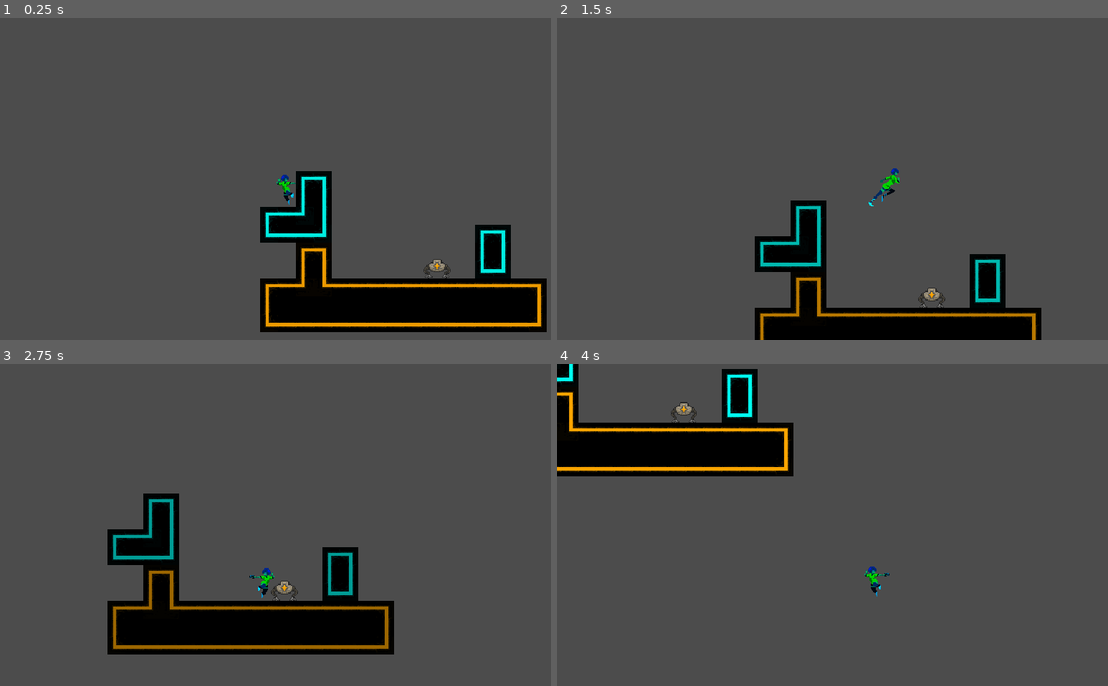
Above: before the commit, frames 1-4 (two rows, left to right).
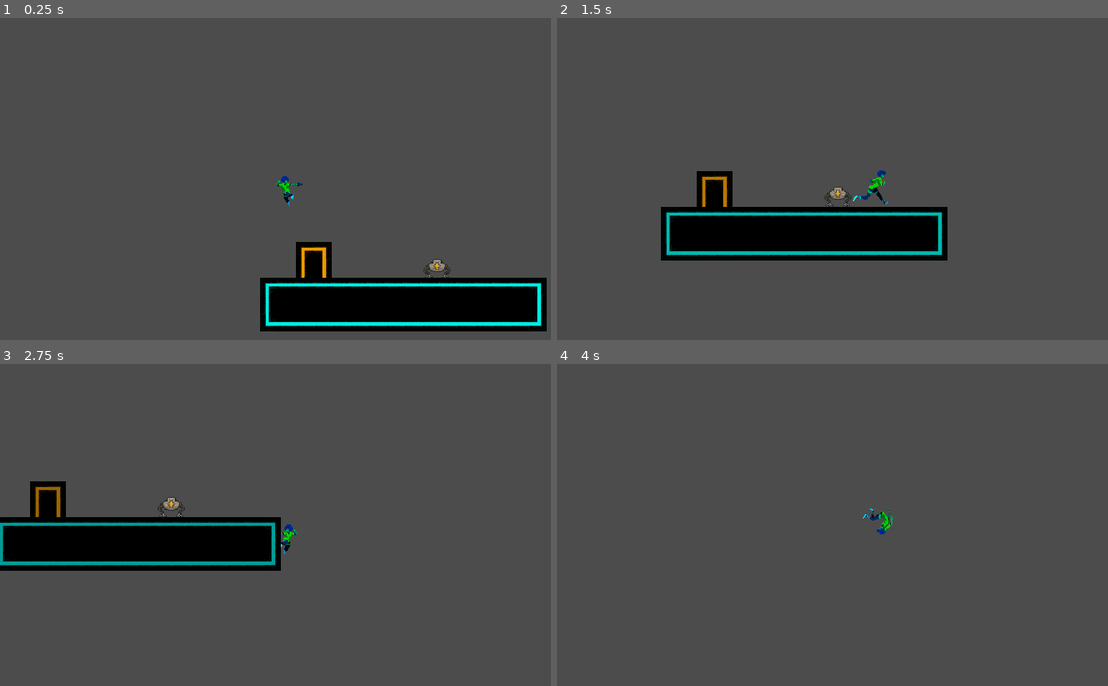
Above: after the commit, the same moments.

Repository: ivancdlarrain/olaGames
Game: Godot game, scene res://scenes/test02.tscn
Two runs of this game, one before a commit and one after it. Both use one fixed random seed, a clock stepped at 60 frames per second and the inputs below. This scene is started directly instead of the project's main scene.
Inputs:
- Up to frame 1 (0.25 s): no input
- Up to frame 2 (1.5 s): hold Space (special) 0.53-1.28 s; hold D (WASD_right) from 0.53 s (still down); tap W (WASD_up) at 0.77 s; tap Space (special) at 1.35 s
- Up to frame 3 (2.75 s): tap W (WASD_up) at 1.52 s; release D (WASD_right) at 2.03 s; hold A (WASD_left) from 2.03 s (still down); hold Space (special) from 2.03 s (still down)
- Up to frame 4 (4 s): release A (WASD_left) at 2.78 s; release Space (special) at 2.78 s; hold D (WASD_right) from 2.78 s (still down); tap Space (special) at 2.85 s; tap W (WASD_up) at 3.02, 3.77 s; hold Space (special) from 3.53 s (still down)

The runs differ from the first frame. In frame 1, 5.8% of the frame differs, in the area x 47-100%, y 47-98%; in frame 2, 17%; in frame 3, 19%, in the area x 0-72%, y 36-91%; in frame 4, 9.4%.
Error before the commit: Invalid call. Nonexistent function 'get_node' in base 'Nil'. (res://scripts/state_machines/SmallOrangeDrone.gd:5)

Commit message:
updated orange drone

Diff:
--- a/assets/Drone.tscn
+++ b/assets/Drone.tscn
@@ -183,5 +183,8 @@
 enabled = true
 collision_mask = 2
 
-[node name="Timer" type="Timer" parent="."]
-[connection signal="timeout" from="Timer" to="DroneState" method="_on_Timer_timeout"]
+[node name="ReadyTimer" type="Timer" parent="."]
+wait_time = 0.5
+[connection signal="body_entered" from="ActivationArea" to="." method="_on_ActivationArea_body_entered"]
+[connection signal="body_exited" from="ActivationArea" to="." method="_on_ActivationArea_body_exited"]
+[connection signal="timeout" from="ReadyTimer" to="." method="_on_ReadyTimer_timeout"]
--- a/scenes/test02.tscn
+++ b/scenes/test02.tscn
@@ -17,7 +17,7 @@
 
 [node name="Blue" parent="Tiles" instance=ExtResource( 2 )]
 modulate = Color( 0, 1, 0.952941, 1 )
-tile_data = PoolIntArray( -65534, 0, 0, -65533, 0, 2, 2, 0, 65536, 3, 0, 65538, 65536, 0, 0, 65537, 0, 1, 65538, 0, 65540, 65539, 0, 65538, 131072, 0, 131072, 131073, 0, 131073, 131074, 0, 131073, 131075, 0, 131074, 131084, 0, 0, 131085, 0, 2, 196620, 0, 65536, 196621, 0, 65538, 262156, 0, 131072, 262157, 0, 131074 )
+tile_data = PoolIntArray( 327680, 0, 0, 327681, 0, 1, 327682, 0, 1, 327683, 0, 1, 327684, 0, 1, 327685, 0, 1, 327686, 0, 1, 327687, 0, 1, 327688, 0, 1, 327689, 0, 1, 327690, 0, 1, 327691, 0, 1, 327692, 0, 1, 327693, 0, 1, 327694, 0, 1, 327695, 0, 2, 393216, 0, 65536, 393217, 0, 65537, 393218, 0, 65537, 393219, 0, 65537, 393220, 0, 65537, 393221, 0, 65537, 393222, 0, 65537, 393223, 0, 65537, 393224, 0, 65537, 393225, 0, 65537, 393226, 0, 65537, 393227, 0, 65537, 393228, 0, 65537, 393229, 0, 65537, 393230, 0, 65537, 393231, 0, 65538, 458752, 0, 131072, 458753, 0, 131073, 458754, 0, 131073, 458755, 0, 131073, 458756, 0, 131073, 458757, 0, 131073, 458758, 0, 131073, 458759, 0, 131073, 458760, 0, 131073, 458761, 0, 131073, 458762, 0, 131073, 458763, 0, 131073, 458764, 0, 131073, 458765, 0, 131073, 458766, 0, 131073, 458767, 0, 131074 )
 
 [node name="Player" parent="." instance=ExtResource( 3 )]
 position = Vector2( 46.8173, -27.1395 )
--- a/scripts/kinematicBodies/SmallOrangeDrone.gd
+++ b/scripts/kinematicBodies/SmallOrangeDrone.gd
@@ -4,7 +4,10 @@
 const gravity = 1000
 var velocity = Vector2()
 const deaccel = 200
+var ready = false
 onready var playback = $AnimationTree.get("parameters/playback")
+var is_timer_ready = false
+onready var ready_timer = get_node('ReadyTimer') as Timer
 
 
 func _ready():
@@ -28,3 +31,19 @@
 func _supra_jump(direction):
 	velocity = direction * 1000
 	velocity = move_and_slide(velocity, Vector2.UP)
+
+
+func _on_ActivationArea_body_entered(body):
+	if body.name == "Player":        # This will be changed for "in group player"
+		ready = true
+
+
+func _on_ActivationArea_body_exited(body):
+	if body.name == "Player":
+		ready = false
+
+
+func _on_ReadyTimer_timeout():
+	print('Timer ended')
+	is_timer_ready = true
+	ready_timer.stop()
--- a/scripts/save.gd
+++ b/scripts/save.gd
@@ -32,6 +32,7 @@
 	for node_path in save_data.keys():
 		for attribute in save_data[node_path]:
 			if attribute == "scene_path":
+# warning-ignore:return_value_discarded
 				get_tree().change_scene(save_data[node_path]["scene_path"])
 
 				#LEAVE THIS AS IS, NEEDS FIXING
--- a/scripts/state_machines/SmallOrangeDrone.gd
+++ b/scripts/state_machines/SmallOrangeDrone.gd
@@ -1,8 +1,4 @@
 extends Drone
-
-
-var ready = false
-var timer = parent.get_node("Timer")
 
 
 func _ready():
@@ -28,6 +24,8 @@
 		states.agro:
 			if !found:
 				return states.idle
+			if parent.ready and parent.is_timer_ready:
+				return states.jump
 		states.jump:
 			pass
 	return null
@@ -39,8 +37,12 @@
 			parent.playback.travel('idle')
 		states.agro:
 			parent.playback.travel('agro')
+			parent.is_timer_ready = false
+			parent.ready_timer.start()
+			print('Timer Started')
 		states.jump:
 			parent.playback.travel('jump')
+			parent._supra_jump(ray_direction)
 
 
 func _exit_state(old_state, new_state):
@@ -51,7 +53,3 @@
 			pass
 		states.jump:
 			pass
-
-
-func _on_Timer_timeout():
-	ready = true
